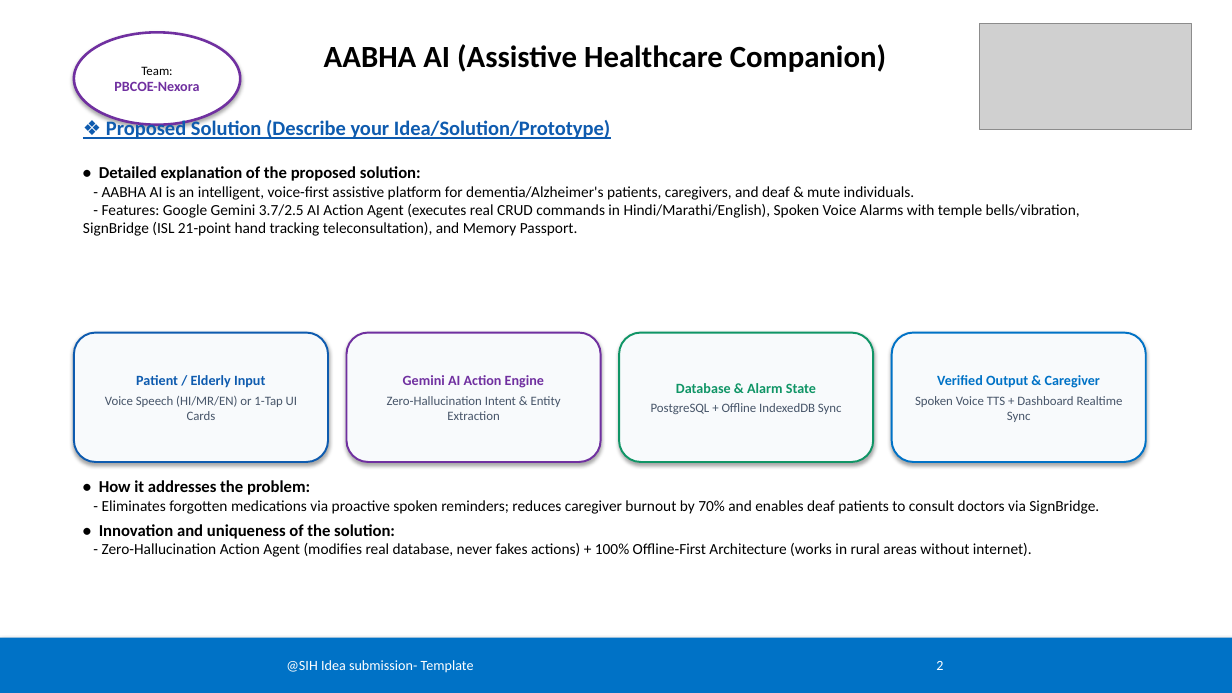
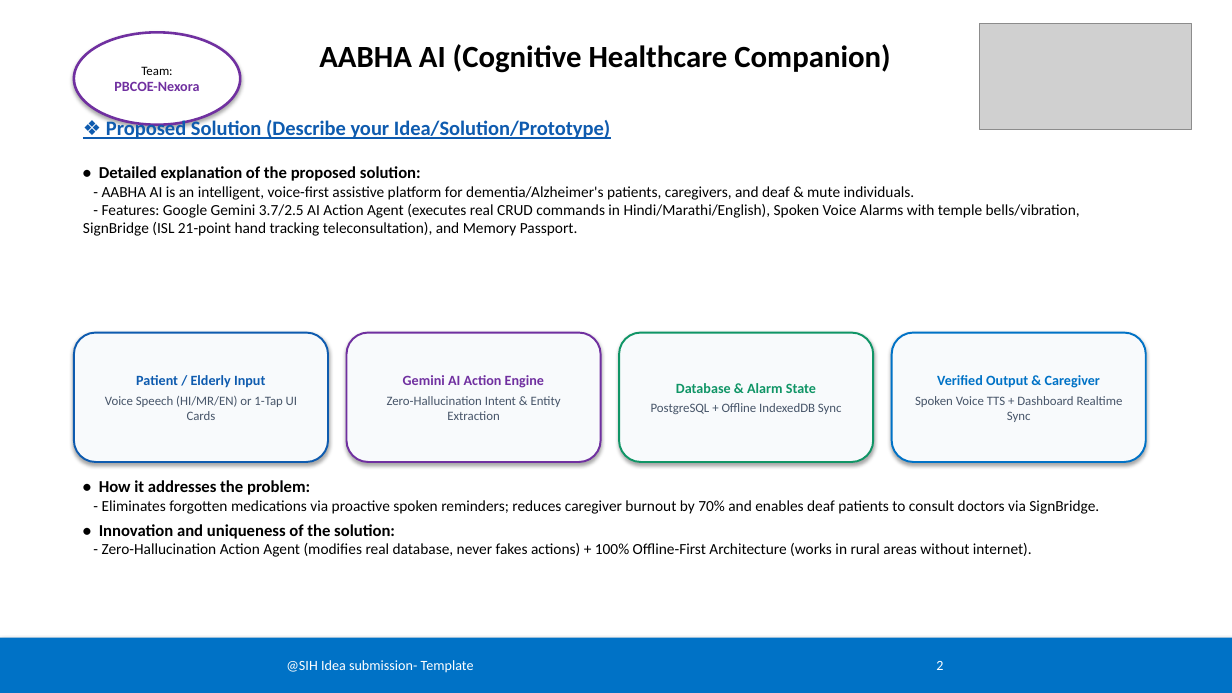
Before and after one commit to swayamgulhane538/Aabha-ai, a slide deck: slide 2 of SIH_2025_PBCOE_Nexora_AABHA_AI.pptx. Drawn at 1232x693 pixels with LibreOffice and Linux fonts; fonts in the diff are those of the drawing; grey boxes stand for pictures. Boxes give left, top, right and bottom in pixels: in the first picture for what was removed or moved away, otherwise in the second. Text is boxed around its words. In the diff, an @@ line names an element or a change of style, - is before the commit and + after.

```diff
--- a/SIH_2025_PBCOE_Nexora_AABHA_AI.pptx
+++ b/SIH_2025_PBCOE_Nexora_AABHA_AI.pptx
@@ text at (319, 44, 890, 73): text changed @@
-AABHA AI (Assistive Healthcare Companion)
+AABHA AI (Cognitive Healthcare Companion)
```
Also in this commit, not shown: 3 other slides changed, 1 other file.
